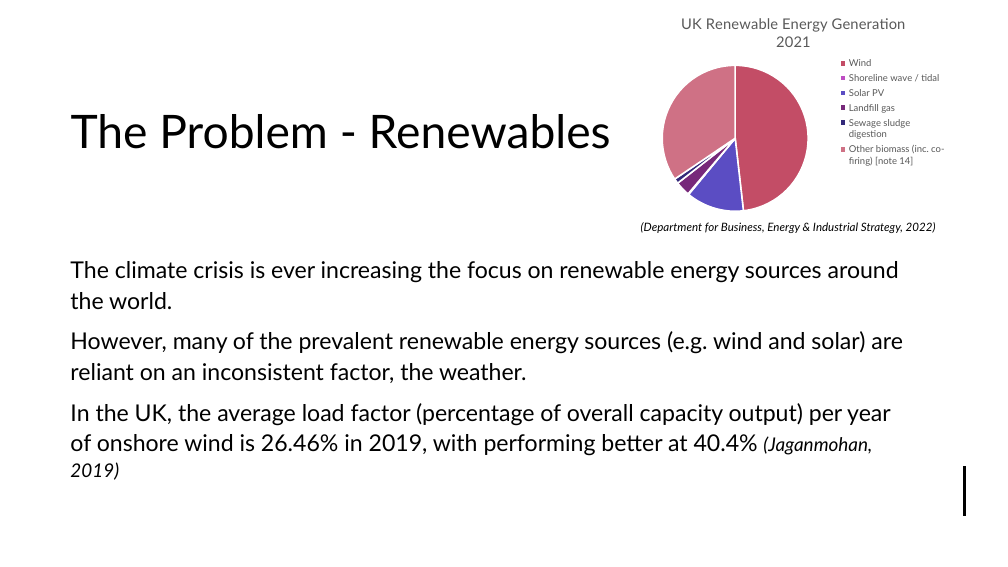
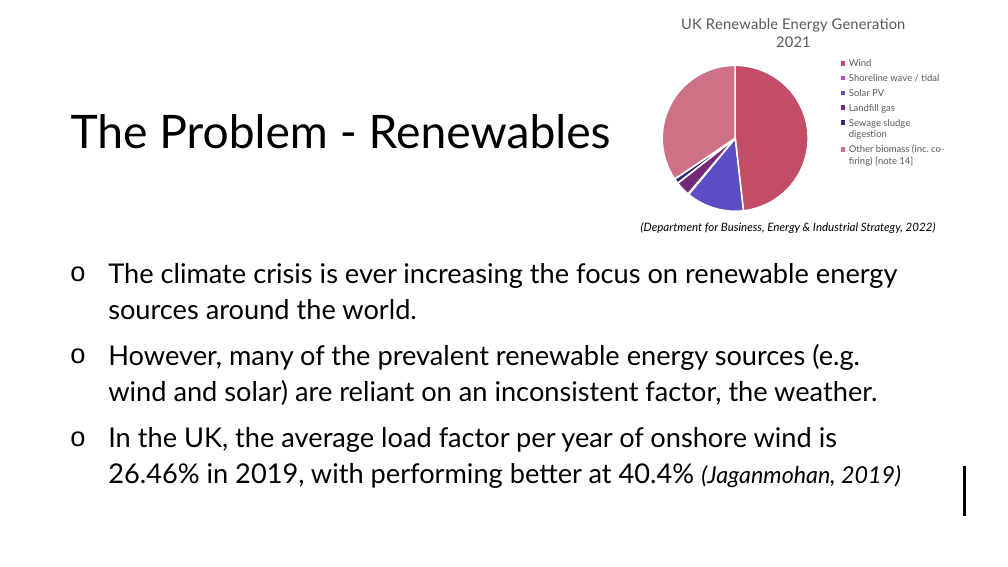
Before and after one commit to james-a-page/CS310Project, a slide deck: slide 2 of Documents/Presentation/ProjectPresentation-JamesPage.pptx. Drawn at 1008x567 pixels with LibreOffice and Linux fonts; fonts in the diff are those of the drawing. Boxes give left, top, right and bottom in pixels: in the first picture for what was removed or moved away, otherwise in the second. Text is boxed around its words. In the diff, an @@ line names an element or a change of style, - is before the commit and + after.

```diff
--- a/Documents/Presentation/ProjectPresentation-JamesPage.pptx
+++ b/Documents/Presentation/ProjectPresentation-JamesPage.pptx
@@ text at box(108, 263, 898, 405): size 22 to 25.9 pt in "The climate crisis is ever increasing the ...", "However, many of the prevalent renewable energy ..."; bullet none to o @@
@@ text at box(108, 427, 901, 488): text changed; size 22 to 25.9 pt @@
-In the UK, the average load factor (percentage of overall capacity output) per year of onshore wind is 26.46% in 2019, with performing better at 40.4% (Jaganmohan, 2019)
+o In the UK, the average load factor per year of onshore wind is 26.46% in 2019, with performing better at 40.4% (Jaganmohan, 2019)
```
Also in this commit, not shown: 5 other slides changed, 1 slide added, 1 slide removed, 3 other files.
